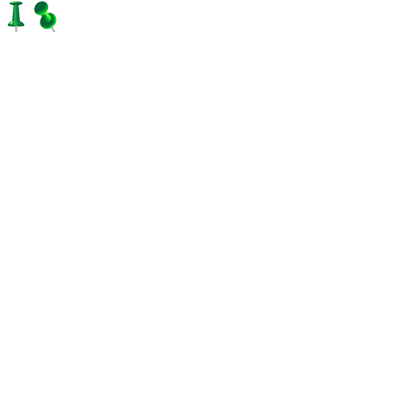
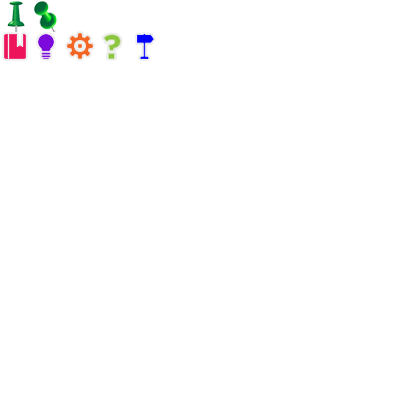
Comparing the layer stacks of the two 400 x 400 images. Changes:
added layer "Layer 4" above "Layer 5" over box(4, 34, 26, 59)
added layer "Layer 5" above "Layer 9" over box(38, 34, 54, 59)
added layer "Layer 9" above "Layer 6" over box(67, 33, 93, 59)
added layer "Layer 6" above "Layer 8" over box(103, 34, 121, 59)
added layer "Layer 8" above "Layer 2" over box(137, 34, 154, 59)
